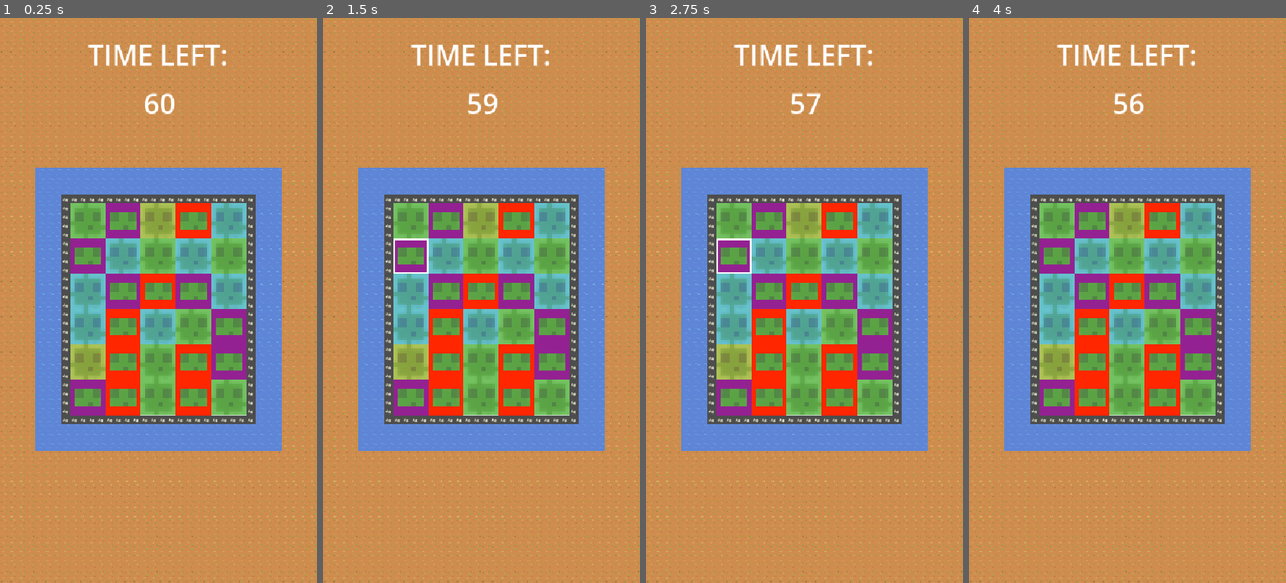
Above: before the commit, frames 1-4 (left to right).
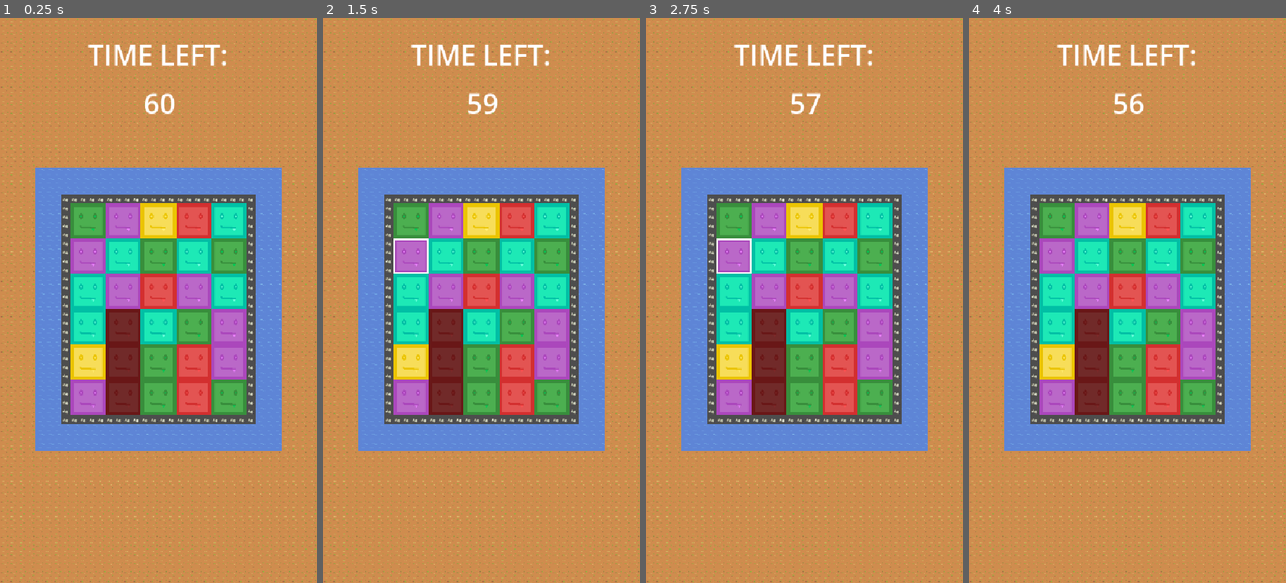
Above: after the commit, the same moments.

Repository: EliJ0y/Slime-Slider
Game: Godot game, scene res://Scenes/Levels/level_1.tscn
Same seed, same stepped clock (60 frames per second), same inputs: the game is played once before the commit and once after it.
Inputs (mouse positions are in pixels of both pictures, inside the frame that each line leads up to):
- Up to frame 1 (0.25 s): no input
- Up to frame 2 (1.5 s): click (411, 221) at 0.52 s; tap Enter at 1.25 s; move the mouse to (551, 272) at 1.27 s; hold D (right) from 1.28 s (still down); tap Alt at 1.35 s; click (551, 272) at 1.42 s
- Up to frame 3 (2.75 s): tap Space at 2 s; move the mouse to (741, 328) at 2.02 s; release D (right) at 2.03 s; hold S (down) from 2.03 s (still down); tap Shift at 2.1 s
- Up to frame 4 (4 s): move the mouse to (1159, 176) at 2.77 s; release S (down) at 2.78 s; hold D (right) 2.78-3.53 s; tap Alt at 2.85 s; tap Enter at 3.5 s; move the mouse to (1111, 413) at 3.52 s; hold W (up) from 3.53 s (still down); tap Shift at 3.6 s; click (1111, 413) at 3.67 s

The runs differ from the first frame. In frame 1, 19% of the frame differs, in the area x 22-78%, y 32-71%; in frame 2, 19%; in frame 3, 19%; in frame 4, 19%.

Commit message:
matches checked across rows & columns

Diff:
--- a/slime-slider/Scenes/slime.tscn
+++ b/slime-slider/Scenes/slime.tscn
@@ -1,7 +1,6 @@
 [gd_scene format=3 uid="uid://c0klpfbdji3fy"]
 
 [ext_resource type="Script" uid="uid://on5ntedt7hnc" path="res://Scripts/slime.gd" id="1_jokqx"]
-[ext_resource type="Texture2D" uid="uid://d4gj5l5rd82ye" path="res://Assets/blue-slime.png" id="2_aiwxb"]
 [ext_resource type="Texture2D" uid="uid://dwxlti4md1rt6" path="res://Assets/White border.png" id="3_paq7w"]
 
 [sub_resource type="StyleBoxEmpty" id="StyleBoxEmpty_3mqfk"]
@@ -27,8 +26,6 @@
 theme_override_styles/hover = SubResource("StyleBoxEmpty_cyadu")
 
 [node name="Slime Sprite" type="Sprite2D" parent="." unique_id=711124920]
-scale = Vector2(0.107, 0.107)
-texture = ExtResource("2_aiwxb")
 
 [node name="White Border" type="Sprite2D" parent="." unique_id=434014056]
 scale = Vector2(0.58000004, 0.58000004)
--- a/slime-slider/Scripts/game_manager.gd
+++ b/slime-slider/Scripts/game_manager.gd
@@ -16,7 +16,10 @@
 func _ready() -> void:
 	$"../CanvasLayer/Time Left Value".text = str(level_settings.level_time)
 	spawn_slimes()
-	find_matches()
+	var matched = find_matches()
+	print(matched.size())
+	for slime in matched:
+		slime.modulate = Color(0.5, 0.5, 0.5)
 
 	slimes = $"../Slimes".get_children()
 	for slime in slimes:
@@ -34,6 +37,7 @@
 		level_settings.level_time -= delta
 		$"../CanvasLayer/Time Left Value".text = str(roundi(level_settings.level_time))
 	win_or_lose()
+
 
 func spawn_slimes():
 	for column in range(level_settings.grid_columns):
@@ -87,24 +91,44 @@
 		controlled_slime.unselect_slime()
 		controlled_slime = null
 
-func find_matches():
+
+func find_matches() -> Array:
 	var matched_slimes: Array = []
-	var colours_adjacent: Array = []
+
+	#checks the slimes in every column
 	for column in grid.size():
-		for slime in grid[column]:
-			if colours_adjacent.is_empty() or slime.slime_colour == colours_adjacent[0].slime_colour:
-				colours_adjacent.append(slime)
-			else:
-				if colours_adjacent.size() >= 3:
-					#adds a match of 3 or more same colour slimes to to array
-					matched_slimes.append(colours_adjacent)
-				#starts anew from the slime after the match
-				colours_adjacent = [slime]
-		#checks at the end so matches completing with last slime in the column still count
-		if colours_adjacent.size() >= 3:
-			matched_slimes.append(colours_adjacent)
-		colours_adjacent.clear()
-		print(matched_slimes.size())
+		var colours_adjacent: Array = []
+		for row in grid[column].size():
+			#check each slime to see if they r viable to become a match
+			colours_adjacent = scan_slimes(grid[column][row], colours_adjacent, matched_slimes)
+		#calls the fucntion to check if any matches have been made
+		save_colours_adjacent(colours_adjacent, matched_slimes)
+
+	#checks the slimes in every row
+	for row in grid[0].size():
+		var colours_adjacent: Array = []
+		for column in grid.size():
+			colours_adjacent = scan_slimes(grid[column][row], colours_adjacent, matched_slimes)
+		save_colours_adjacent(colours_adjacent, matched_slimes)
+
+	return matched_slimes
+
+func scan_slimes(slime, colours_adjacent: Array, matched_slimes: Array) -> Array:
+	#checks if theres nothing or if the colours match
+	if colours_adjacent.is_empty() or slime.slime_colour == colours_adjacent[0].slime_colour:
+		colours_adjacent.append(slime)
+		return colours_adjacent
+
+	#calls the fucntion to check if any matches have been made
+	save_colours_adjacent(colours_adjacent, matched_slimes)
+	#starts a new array with the current slime after colour changes
+	return [slime]
+
+func save_colours_adjacent(colours_adjacent: Array, matched_slimes: Array):
+	if colours_adjacent.size() >= 3:
+		for slime in colours_adjacent:
+			if not matched_slimes.has(slime):
+				matched_slimes.append(slime)
 
 func win_or_lose():
 	if level_settings.level_time <= 0:
Binary file changed: slime-slider/Assets/blue-slime.png
Binary file changed: slime-slider/Assets/green-slime.png
Binary file changed: slime-slider/Assets/purple-slime.png
Binary file changed: slime-slider/Assets/red-slime.png
Binary file changed: slime-slider/Assets/yellow-slime.png
Not shown, changed: slime-slider/.DS_Store
Not shown, changed: slime-slider/Assets/.DS_Store
